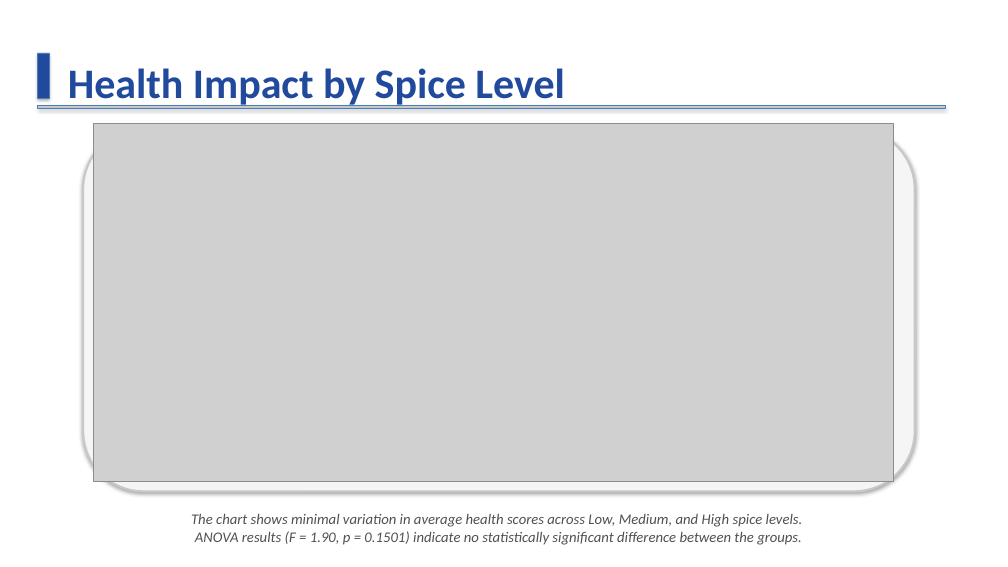
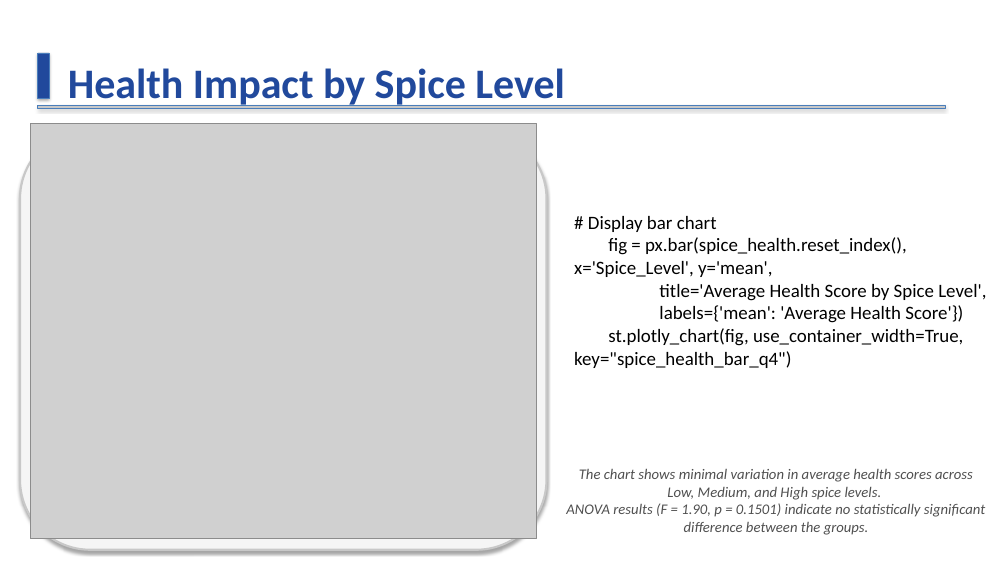
Before and after one commit to Aayush-Chawla/Dietary-Patterns-DAP, a slide deck: slide 10 of Indian_Dietary_Analysis_Modern.pptx. Drawn at 1008x567 pixels with LibreOffice and Linux fonts; fonts in the diff are those of the drawing; grey boxes stand for pictures. Boxes give left, top, right and bottom in pixels: in the first picture for what was removed or moved away, otherwise in the second. Text is boxed around its words. In the diff, an @@ line names an element or a change of style, - is before the commit and + after.

```diff
--- a/Indian_Dietary_Analysis_Modern.pptx
+++ b/Indian_Dietary_Analysis_Modern.pptx
@@ rounded rectangle: place and size @@
-rounded rectangle at bbox=[83, 129, 915, 492]
+rounded rectangle at bbox=[20, 129, 547, 550]
@@ picture: place and size @@
-picture at bbox=[93, 123, 893, 482]
+picture at bbox=[30, 123, 537, 539]
@@ text added at bbox=[574, 216, 986, 368], 18 pt, text #000000 @@
+# Display bar chart
+fig = px.bar(spice_health.reset_index(), x='Spice_Level', y='mean',
+title='Average Health Score by Spice Level',
+labels={'mean': 'Average Health Score'})
+st.plotly_chart(fig, use_container_width=True, key="spice_health_bar_q4")
@@ text "The chart shows minimal variation ..." rewrapped from bbox=[191, 514, 803, 545] to bbox=[566, 469, 985, 535] @@
```
Also in this commit, not shown: 5 other slides changed.
